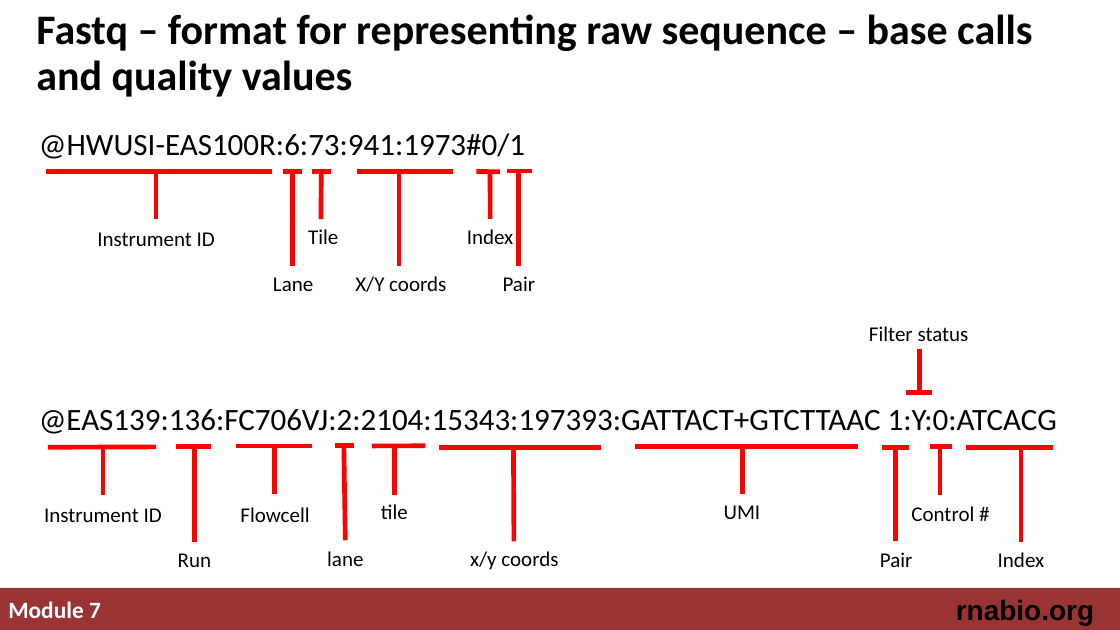
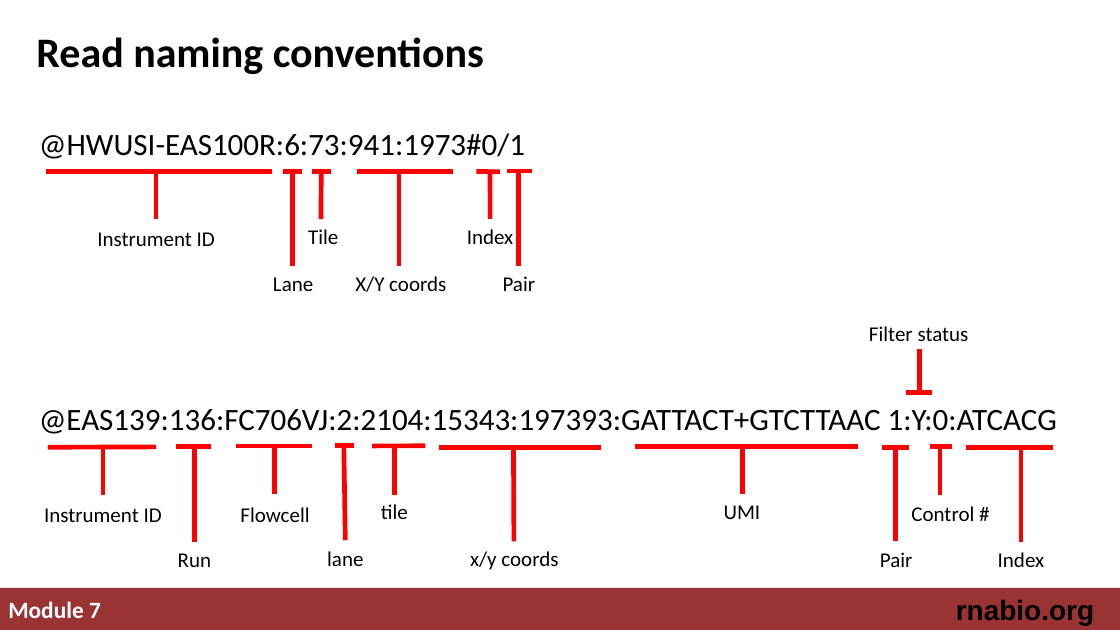
Before and after one commit to griffithlab/rnabio.org, a slide deck: slide 4 of assets/lectures/cbw-cshl/2019/mini/RNASeq_MiniLecture_07_FASTA_FASTQ_GTF.pptx. Drawn at 1120x630 pixels with LibreOffice and Linux fonts; fonts in the diff are those of the drawing. Boxes give left, top, right and bottom in pixels: in the first picture for what was removed or moved away, otherwise in the second. Text is boxed around its words. In the diff, an @@ line names an element or a change of style, - is before the commit and + after.

```diff
--- a/assets/lectures/cbw-cshl/2019/mini/RNASeq_MiniLecture_07_FASTA_FASTQ_GTF.pptx
+++ b/assets/lectures/cbw-cshl/2019/mini/RNASeq_MiniLecture_07_FASTA_FASTQ_GTF.pptx
@@ title at (x1=36, y1=37, x2=484, y2=74): text changed @@
-Fastq – format for representing raw sequence – base calls and quality values
+Read naming conventions
```
Also in this commit, not shown: 5 other slides changed.
